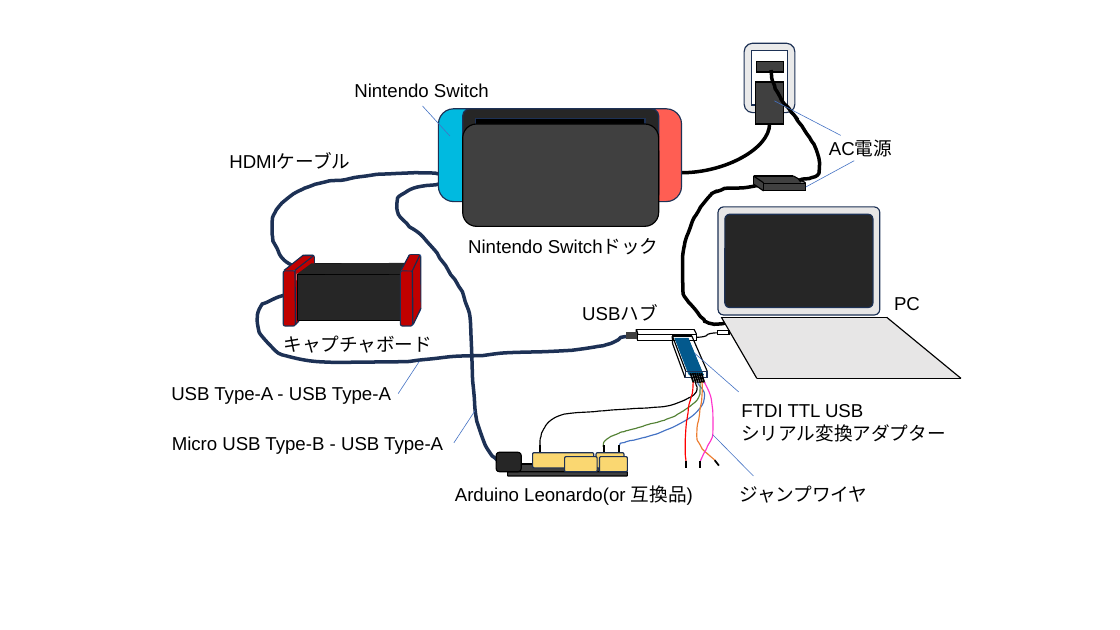
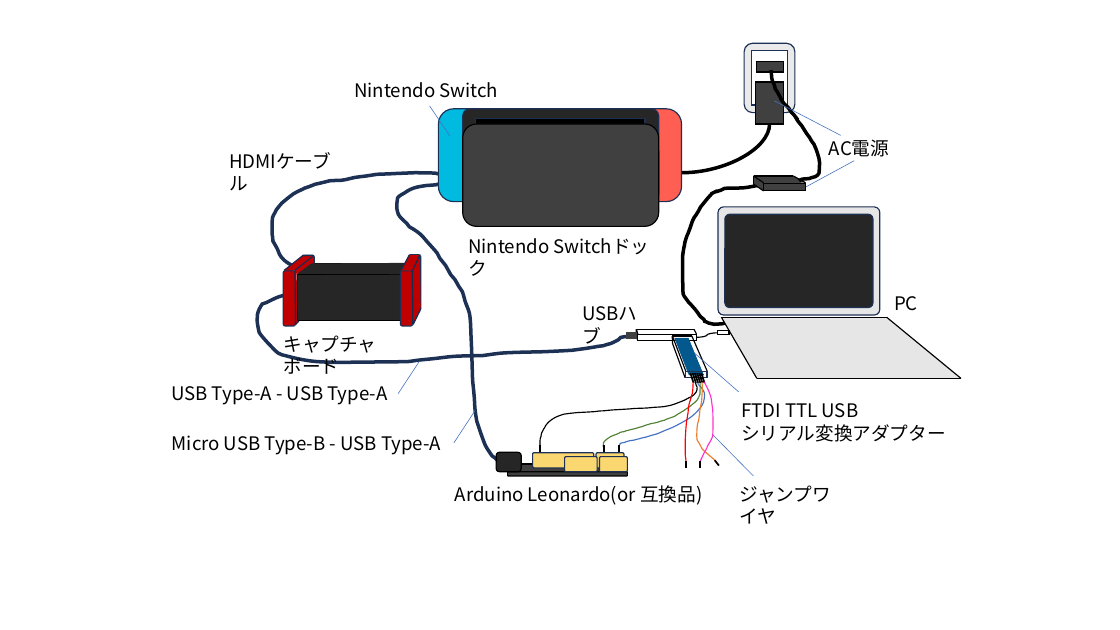
Before and after one commit to nngkhyt/nngkhyt.github.io, a slide deck: slide 1 of images/news/news_2/setup.pptx (slide 3 before the commit). Drawn at 1120x630 pixels with LibreOffice and Linux fonts; fonts in the diff are those of the drawing. Boxes give left, top, right and bottom in pixels: in the first picture for what was removed or moved away, otherwise in the second. Text is boxed around its words. In the diff, an @@ line names an element or a change of style, - is before the commit and + after.

```diff
--- a/images/news/news_2/setup.pptx
+++ b/images/news/news_2/setup.pptx
@@ line moved from (423, 106) - (450, 136) to (429, 106) - (450, 136) @@
@@ text "HDMIケーブル" at box(221, 146, 350, 177): font Arial to Noto Sans CJK JP in "HDMIケーブル" @@
@@ text "Nintendo Switchドック" at box(468, 238, 549, 254): font Arial to Noto Sans CJK JP in "Nintendo Switchドック" @@
@@ text "USBハブ" at box(574, 298, 659, 329): font Arial to Noto Sans CJK JP in "USBハブ" @@
@@ text "キャプチャボード" rewrapped from box(284, 335, 433, 357) to box(284, 335, 377, 374) @@
@@ text at box(741, 403, 859, 418): font Arial to Noto Sans CJK JP in "FTDI TTL USB" @@
@@ font Arial to Noto Sans CJK JP in 5 elements at box(171, 386, 388, 405), box(829, 139, 889, 161), box(894, 296, 918, 311), box(354, 82, 499, 98), box(172, 435, 441, 455) @@
@@ text "Arduino Leonardo(or 互換品)" at box(455, 485, 702, 505): font Arial to Noto Sans CJK JP in "Arduino Leonardo(or 互換品)" @@
@@ text "ジャンプワイヤ" rewrapped from box(739, 485, 867, 503) to box(739, 485, 831, 524) @@
```
Also in this commit, not shown: 14 other files.
